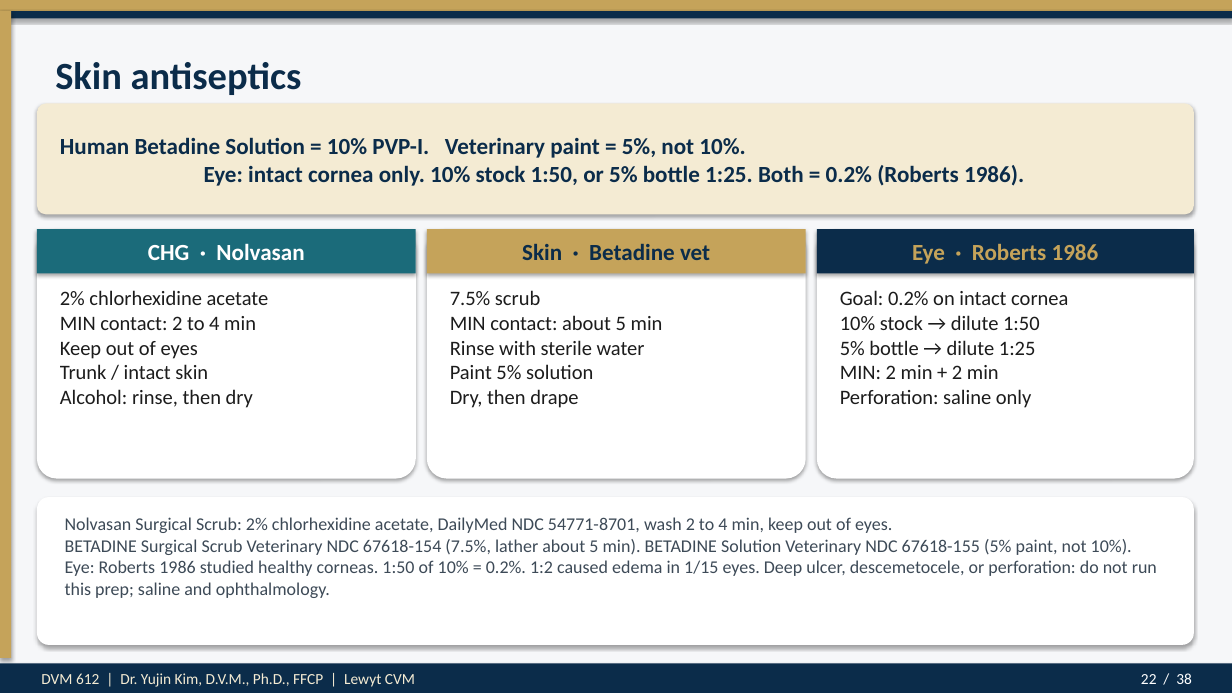
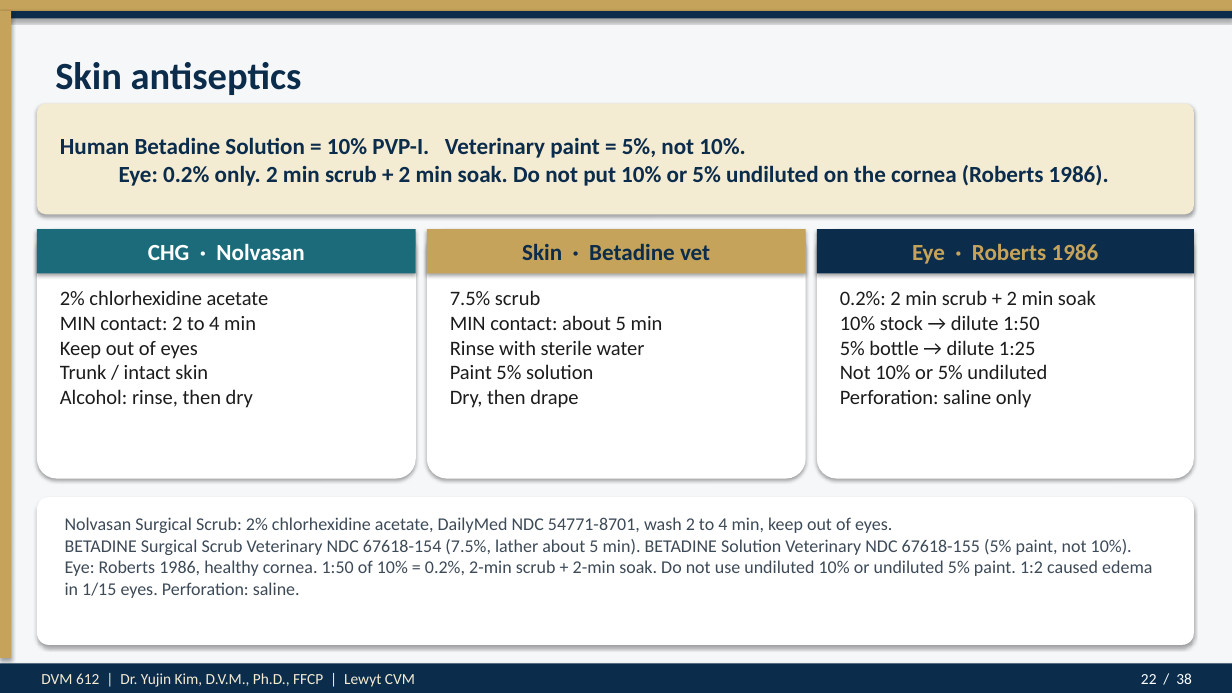
Before and after one commit to drkimvet/happycare, a slide deck: slide 22 of lectures/DVM-612_Week4_Preop_PatientPrep_Postop.pptx. Drawn at 1232x693 pixels with LibreOffice and Linux fonts; fonts in the diff are those of the drawing. Boxes give left, top, right and bottom in pixels: in the first picture for what was removed or moved away, otherwise in the second. Text is boxed around its words. In the diff, an @@ line names an element or a change of style, - is before the commit and + after.

```diff
--- a/lectures/DVM-612_Week4_Preop_PatientPrep_Postop.pptx
+++ b/lectures/DVM-612_Week4_Preop_PatientPrep_Postop.pptx
@@ text at box(60, 137, 1109, 186): text changed @@
-Human Betadine Solution = 10% PVP-I. Veterinary paint = 5%, not 10%.
-Eye: intact cornea only. 10% stock 1:50, or 5% bottle 1:25. Both = 0.2% (Roberts 1986).
+Human Betadine Solution = 10% PVP-I. Veterinary paint = 5%, not 10%.
+Eye: 0.2% only. 2 min scrub + 2 min soak. Do not put 10% or 5% undiluted on the cornea (Roberts 1986).
@@ text at box(840, 290, 1096, 408): text changed @@
-Goal: 0.2% on intact cornea
-10% stock → dilute 1:50
-5% bottle → dilute 1:25
-MIN: 2 min + 2 min
-Perforation: saline only
+0.2%: 2 min scrub + 2 min soak
+10% stock → dilute 1:50
+5% bottle → dilute 1:25
+Not 10% or 5% undiluted
+Perforation: saline only
@@ text at box(65, 517, 1152, 598): text changed @@
-Nolvasan Surgical Scrub: 2% chlorhexidine acetate, DailyMed NDC 54771-8701, wash 2 to 4 min, keep out of eyes.
-BETADINE Surgical Scrub Veterinary NDC 67618-154 (7.5%, lather about 5 min). BETADINE Solution Veterinary NDC 67618-155 (5% paint, not 10%).
-Eye: Roberts 1986 studied healthy corneas. 1:50 of 10% = 0.2%. 1:2 caused edema in 1/15 eyes. Deep ulcer, descemetocele, or perforation: do not run this prep; saline and ophthalmology.
+Nolvasan Surgical Scrub: 2% chlorhexidine acetate, DailyMed NDC 54771-8701, wash 2 to 4 min, keep out of eyes.
+BETADINE Surgical Scrub Veterinary NDC 67618-154 (7.5%, lather about 5 min). BETADINE Solution Veterinary NDC 67618-155 (5% paint, not 10%).
+Eye: Roberts 1986, healthy cornea. 1:50 of 10% = 0.2%, 2-min scrub + 2-min soak. Do not use undiluted 10% or undiluted 5% paint. 1:2 caused edema in 1/15 eyes. Perforation: saline.
```
Also in this commit, not shown: 3 other slides changed, 2 other files.
